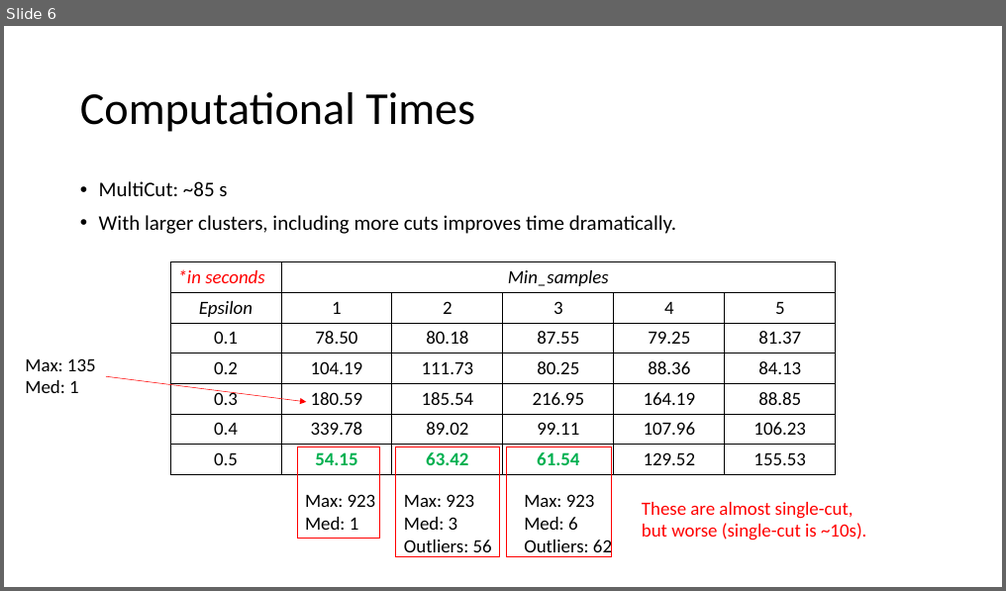
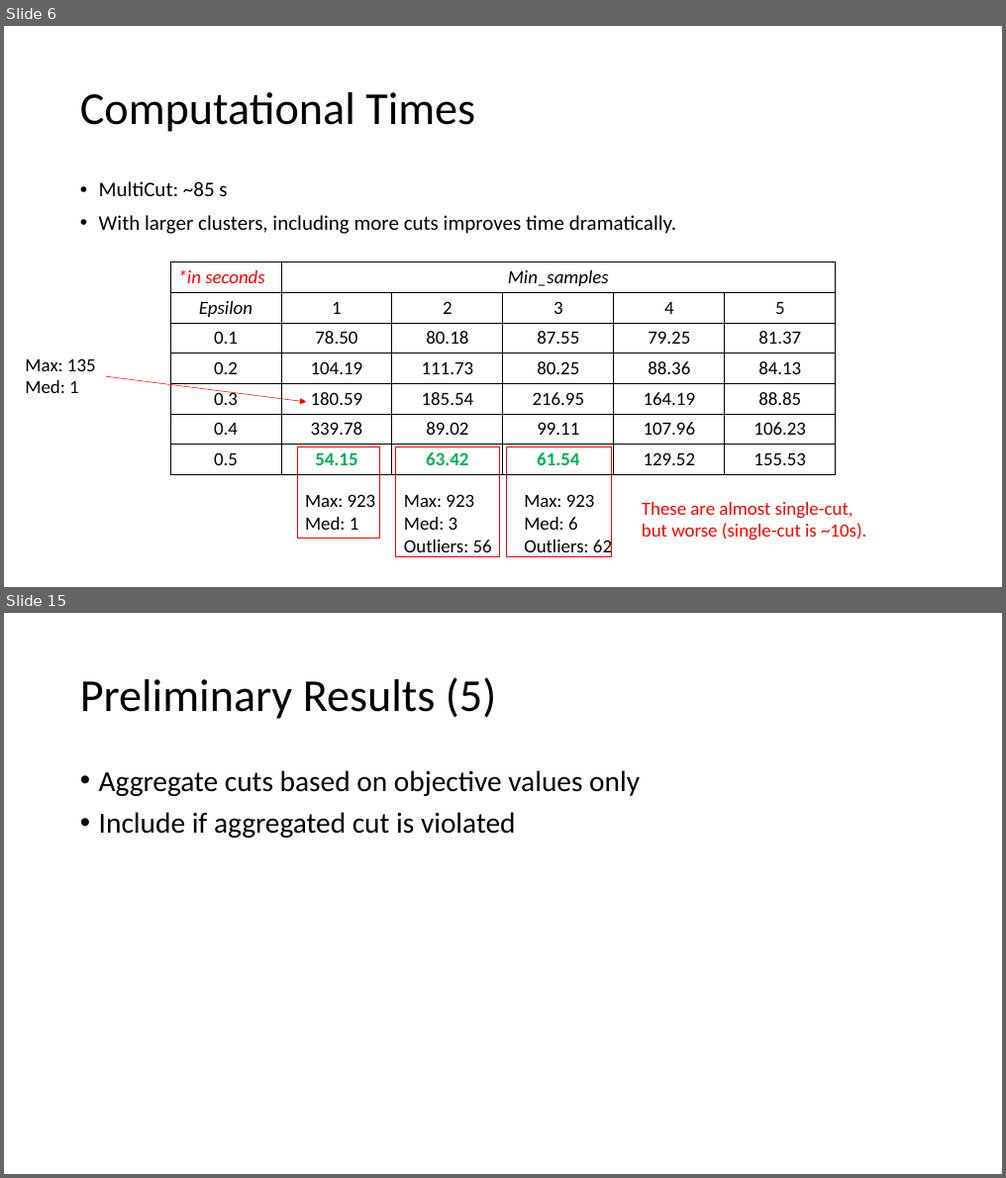
Before and after one commit to parkjan4/SPRO_project, a slide deck: preliminary_results.pptx. Shown one above the other, each under a label of ours: slide 6 before the commit, slides 6 and 15 after it; the slides between them are not shown. The pictures are 1006x591 and 1006x1178 pixels, drawn with LibreOffice and Linux fonts; fonts in the diff are those of the drawing. Boxes give left, top, right and bottom in pixels: in the first picture for what was removed or moved away, otherwise in the second. Text is boxed around its words. In the diff, an @@ line names an element or a change of style, - is before the commit and + after.

```diff
--- a/preliminary_results.pptx
+++ b/preliminary_results.pptx
@@ slide 15 added at bbox=[4, 613, 1002, 1174], background #FFFFFF @@
@@ title added at bbox=[80, 677, 496, 719], 44 pt, text #000000 @@
+Preliminary Results (5)
@@ text added at bbox=[99, 770, 640, 838], 28 pt, text #000000 @@
+• Aggregate cuts based on objective values only
+• Include if aggregated cut is violated
```
Also in this commit, not shown: 10 other slides added, 6 other files.
